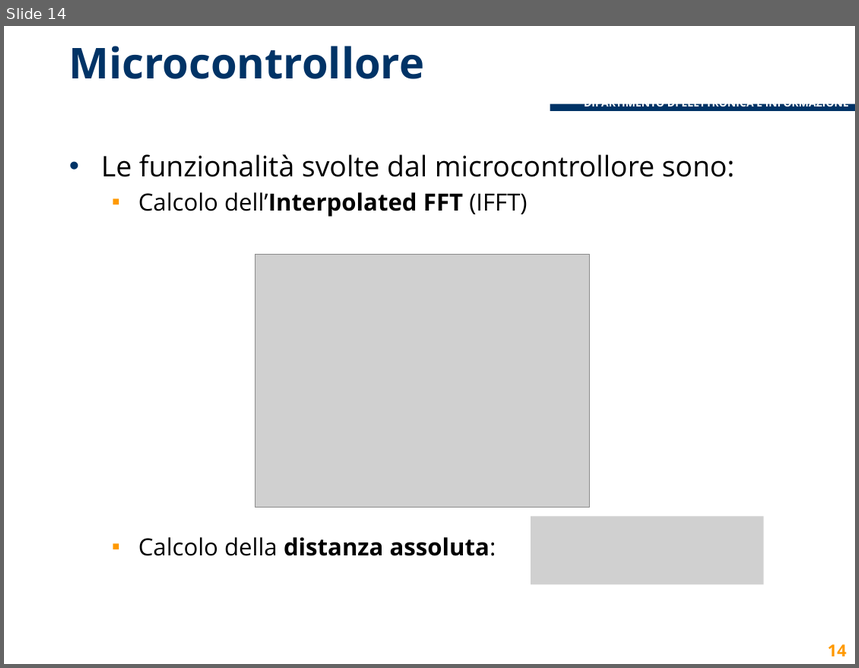
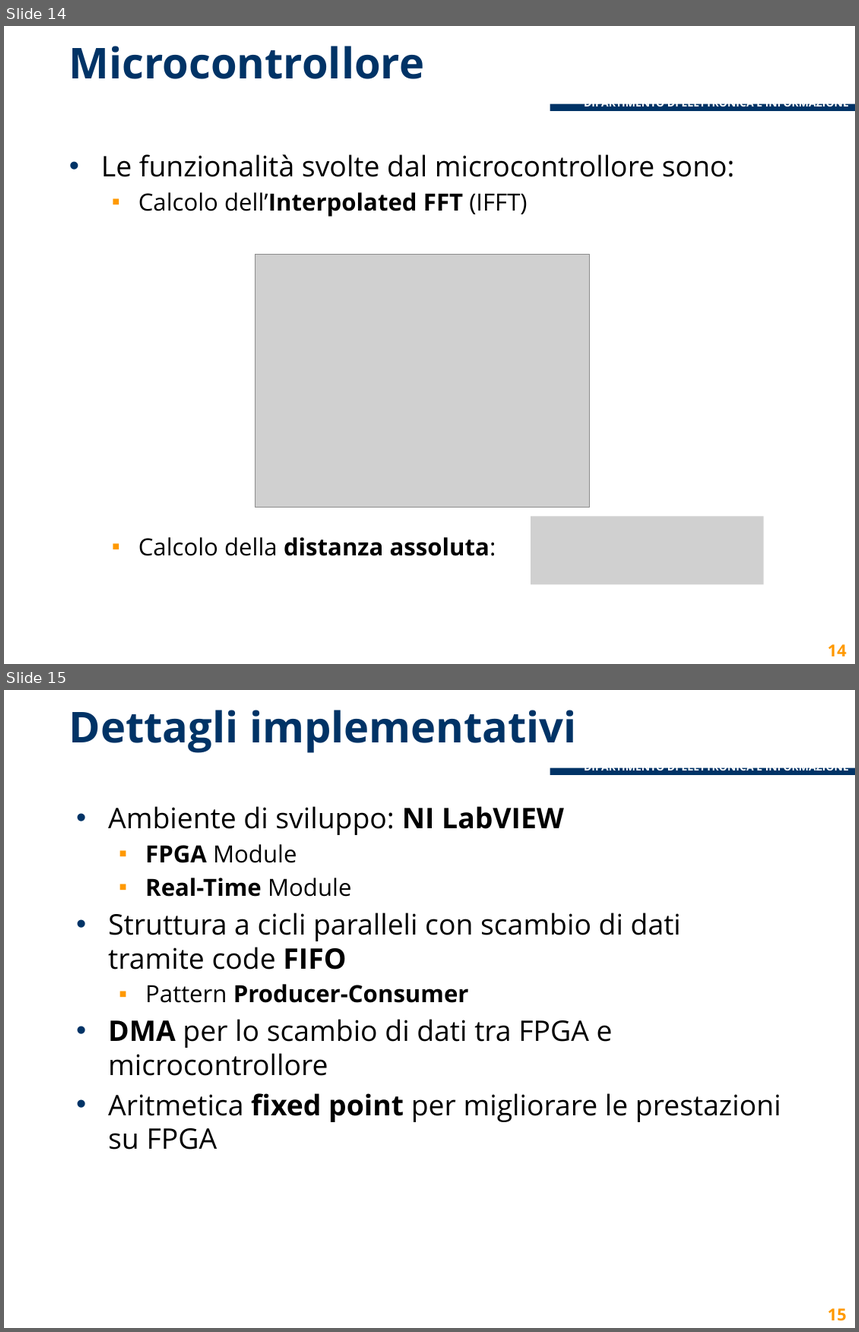
Before and after one commit to lcavagnispolimi/thesis_latex, a slide deck: presentazione_discussione.pptx. Shown one above the other, each under a label of ours: slide 14 before the commit, slides 14 and 15 after it. The pictures are 859x668 and 859x1332 pixels, drawn with LibreOffice and Linux fonts; fonts in the diff are those of the drawing; grey boxes stand for pictures; background and template pictures are left out. Boxes give left, top, right and bottom in pixels: in the first picture for what was removed or moved away, otherwise in the second. Text is boxed around its words. In the diff, an @@ line names an element or a change of style, - is before the commit and + after.

```diff
--- a/presentazione_discussione.pptx
+++ b/presentazione_discussione.pptx
@@ slide 15 added at bbox=[4, 690, 855, 1328], background #FFFFFF; not listed: 3 template elements that a slide beside it also shows @@
@@ title added at bbox=[69, 710, 577, 753], 36 pt, text #003366, bold @@
+Dettagli implementativi
@@ text added at bbox=[108, 806, 781, 1150], 24 pt, text #000000 @@
+• Ambiente di sviluppo: NI LabVIEW
+  ▪ FPGA Module
+  ▪ Real-Time Module
+• Struttura a cicli paralleli con scambio di dati tramite code FIFO
+  ▪ Pattern Producer-Consumer
+• DMA per lo scambio di dati tra FPGA e microcontrollore
+• Aritmetica fixed point per migliorare le prestazioni su FPGA
@@ page number added at bbox=[828, 1309, 847, 1322], 14 pt, text #FF9900, bold @@
+15
```
Also in this commit, not shown: 18 slides changed, 1 other slide added.
